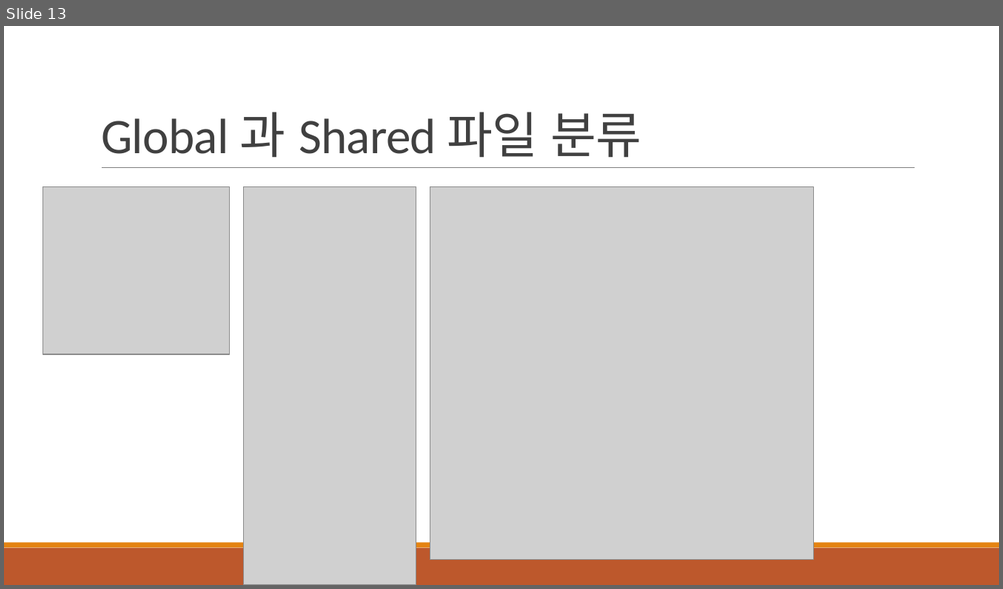
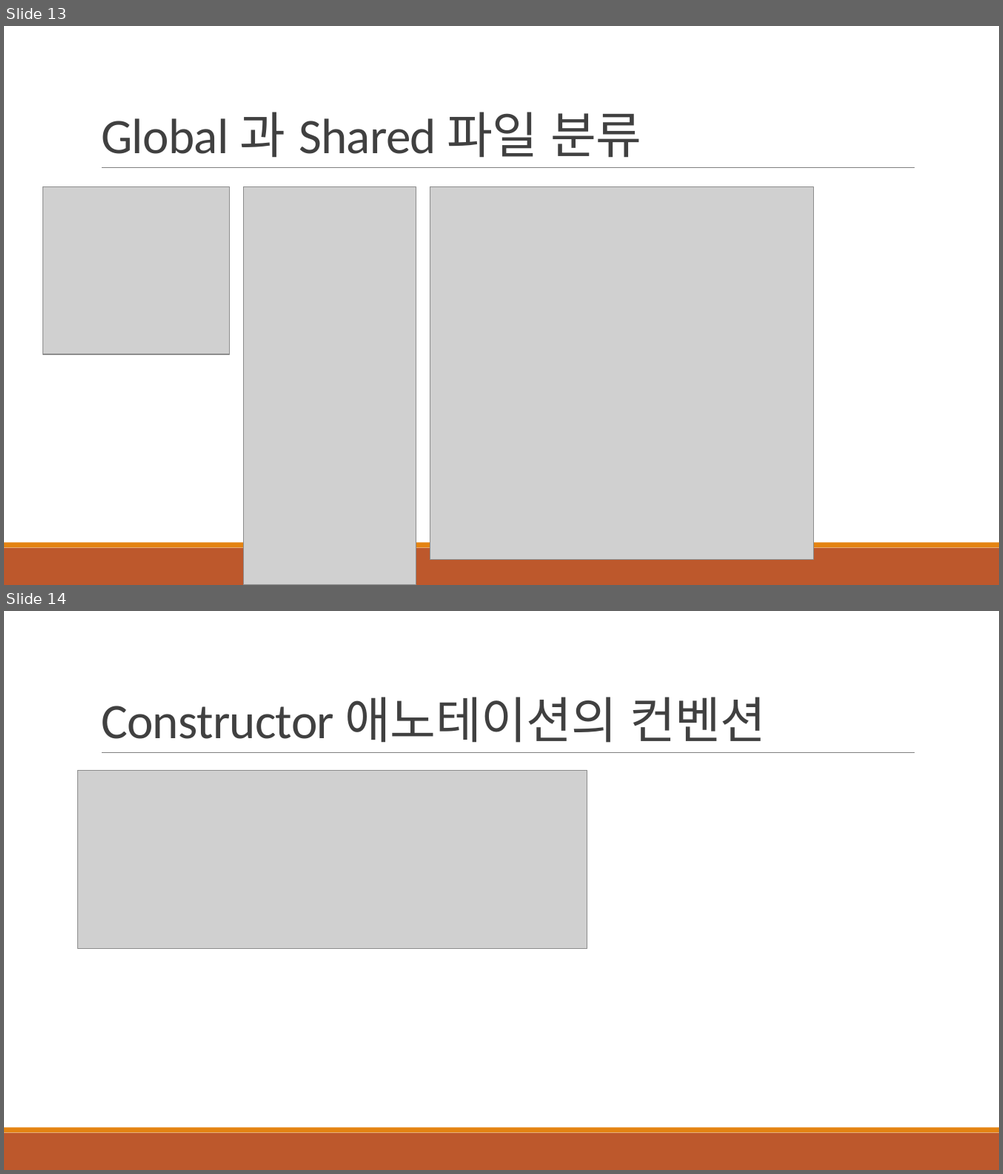
Before and after one commit to khb3025/K-trainning-review, a slide deck: ppt/K-Trainning 1부 분석.pptx. Shown one above the other, each under a label of ours: slide 13 before the commit, slides 13 and 14 after it. The pictures are 1003x589 and 1003x1174 pixels, drawn with LibreOffice and Linux fonts; fonts in the diff are those of the drawing; grey boxes stand for pictures. Boxes give left, top, right and bottom in pixels: in the first picture for what was removed or moved away, otherwise in the second. Text is boxed around its words. In the diff, an @@ line names an element or a change of style, - is before the commit and + after.

```diff
--- a/ppt/K-Trainning 1부 분석.pptx
+++ b/ppt/K-Trainning 1부 분석.pptx
@@ slide 14 added at [4, 611, 999, 1170], background #FFFFFF; not listed: 3 template elements that a slide beside it also shows @@
@@ title added at [101, 697, 765, 743], 48 pt, text #404040 @@
+Constructor 애노테이션의 컨벤션
@@ picture added at [78, 770, 586, 949] @@
```
Also in this commit, not shown: 1 other slide added, 10 other files.
